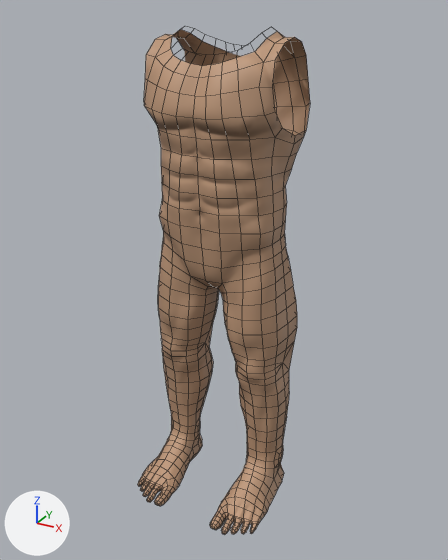
Renders of the Blender file Bodies/Human/Males/Strong/Body_Human_Male_Strong_Torso.blend from each side of a commit.
Both versions are drawn from a 50 mm lens placed at (0.901, -1.644, 1.604), pointed at (0.021, -0.044, 0.804). Arrows for +X, +Y and +Z are at lower left; the lights stay in place. The first picture is the older version. Mesh edges are drawn as thin lines. The same objects are shown in both versions, whatever each file hides.

In view in the first picture: 'Body_Human_Male_Strong_Torso'.
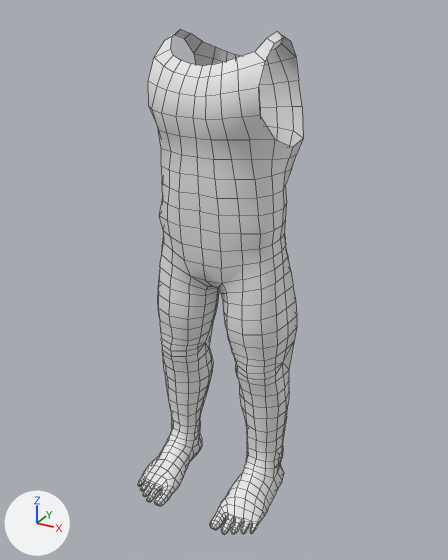
What differs and where, as boxes [x1, y1, x2, y2] in the pictures (448 x 560 px):
'Body_Human_Male_Strong_Torso', reshaped
    before: [138, 26, 310, 534]
    after: [138, 29, 303, 534]
part 1 of me_body_human_male_strong_torso, cut back
    before: [144, 26, 310, 179]
    after: [148, 37, 303, 179]
part 2 of me_body_human_male_strong_torso, recoloured
    both: [138, 29, 299, 534]

What changed in the scene script:
```text
Change me_body_human_male_strong_torso:
    used by ob_body_human_male_strong_torso; location = (0.0, 0.0, 0.0)
    remove me_body_human_male_strong_torso.from_pydata(...)  # 1281 vertices, 1268 faces; spans x -0.24..0.24, y -0.29..0.15, z 0.0..1.56
    remove me_body_human_male_strong_torso.materials.append(mat_material_transparent)  # white #e7e7e7
    add me_body_human_male_strong_torso.from_pydata(...)  # 1233 vertices, 1220 faces; spans x -0.24..0.24, y -0.29..0.15, z 0.0..1.55
    me_body_human_male_strong_torso part 1
    60 vertices are removed from x -0.23..0.23, y -0.13..0.14, z 1.25..1.56
    70 faces are deleted
    4 vertices move from x -0.21..0.21, y -0.06..0.0, z 1.21..1.22 to x -0.21..0.21, y -0.06..0.0, z 1.21
    12 vertices are added at x -0.22..0.22, y -0.13..0.13, z 1.24..1.48
    22 new faces join them
    me_body_human_male_strong_torso part 2: 1198 faces spanning x -0.24..0.24, y -0.29..0.15, z 0.0..1.55 switch from mat_material_body_human_male_strong to no material
```
